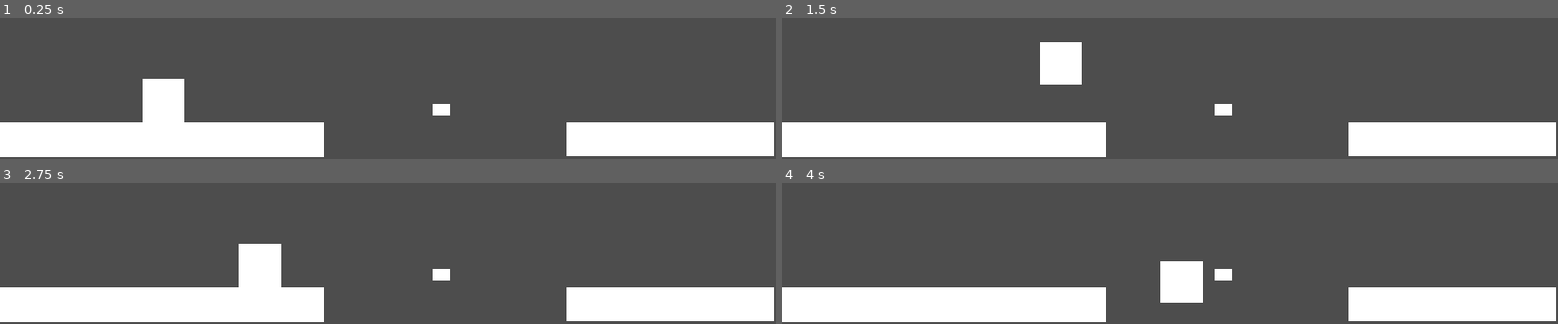
Above: before the commit, frames 1-4 (two rows, left to right).
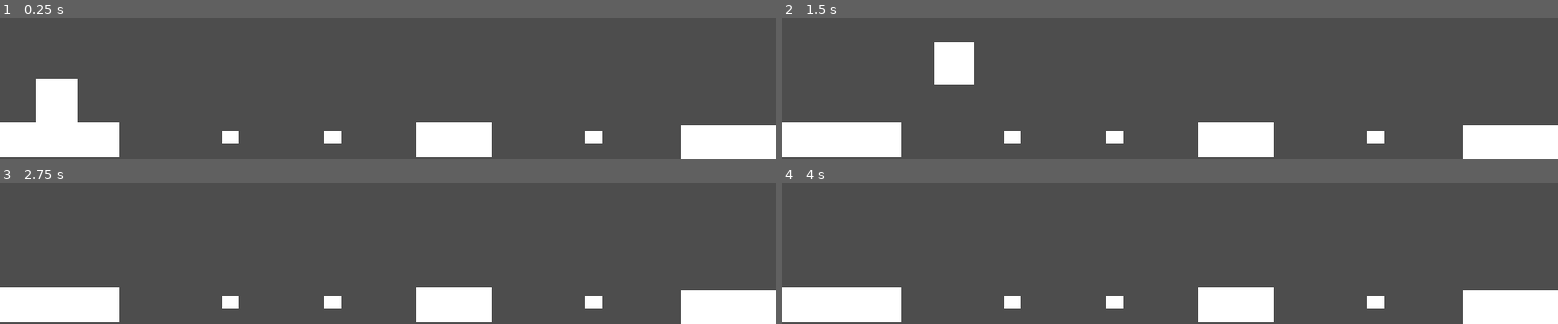
Above: after the commit, the same moments.

Repository: mana-brush/jump
Game: Godot game, scene res://level_2.tscn
The game is run twice, just before and just after one commit, with the same random seed, the same clock (stepped at 60 frames per second) and the same inputs. Before the commit the project starts from res://main.tscn.
Inputs:
- Up to frame 1 (0.25 s): no input
- Up to frame 2 (1.5 s): tap Enter at 0.5 s; hold D (move_right) from 0.53 s (still down); tap E (latch) at 0.6, 1.35 s; tap Space (ui_select) at 0.77 s
- Up to frame 3 (2.75 s): tap Space (ui_select) at 1.52 s; release D (move_right) at 2.03 s; hold A (move_left) from 2.03 s (still down); tap E (latch) at 2.1 s
- Up to frame 4 (4 s): release A (move_left) at 2.78 s; hold D (move_right) from 2.78 s (still down); tap E (latch) at 2.85, 3.6 s; tap Space (ui_select) at 3.02, 3.77 s

The runs differ from the first frame. In frame 1, 16% of the frame differs, in the area x 4-100%, y 43-100%; in frame 2, 16%; in frame 3, 15%; in frame 4, 14%.

Commit message:
adjustments / door prefab

Diff:
--- a/character.gd
+++ b/character.gd
@@ -1,5 +1,4 @@
 extends CharacterBody2D
-
 
 # --- TUNING ---
 const SPEED = 200.0
@@ -20,14 +19,16 @@
 # Current latch target
 var current_latch_point: Node2D = null
 
+var nearby_interactable = null
 
 func _physics_process(delta):
 
+	if nearby_interactable:
+		print("Near %s" % nearby_interactable.name);
+
 	match state:
-
 		State.NORMAL:
 			handle_movement(delta)
-
 			if current_latch_point and Input.is_action_just_pressed("latch"):
 				latch_to_point(delta)
 		State.LATCHING:
@@ -97,3 +98,14 @@
 func clear_latch_point(point):
 	if current_latch_point == point:
 		current_latch_point = null
+
+func set_interactable(obj):
+	nearby_interactable = obj
+
+func clear_interactable(obj):
+	if nearby_interactable == obj:
+		nearby_interactable = null
+
+
+func _on_reset_barrier_body_entered(body: Node2D) -> void:
+	global_position = $ResetPoint.position
--- /dev/null
+++ b/door.gd
@@ -0,0 +1,36 @@
+extends Area2D
+
+@export var is_locked: bool
+@export var required_key: String = "bronze_key"
+
+var is_open: bool = false
+
+func try_unlock(player) -> bool:
+	if not is_locked:
+		return true
+	if player.has_key(required_key):
+		is_locked = false
+		return true
+	return false
+
+func open():
+	if is_open:
+		return
+	if is_locked:
+		return
+
+	is_open = true
+
+	$CollisionShape2D.disabled = true
+
+	# play animation?
+
+
+
+func _on_body_entered(body: Node2D) -> void:
+	if body.has_method("set_interactable"):
+		body.set_interactable(self)
+
+func _on_body_exited(body: Node2D) -> void:
+	if body.has_method("clear_interactable"):
+		body.clear_interactable(self)
--- /dev/null
+++ b/door.tscn
@@ -0,0 +1,27 @@
+[gd_scene format=3 uid="uid://bpmdb2q5rp6hj"]
+
+[ext_resource type="Texture2D" uid="uid://c7ghobyacvwab" path="res://art/door.png" id="1_ba8gm"]
+[ext_resource type="Script" uid="uid://cdr3wglewwhry" path="res://door.gd" id="1_v6xrn"]
+
+[sub_resource type="RectangleShape2D" id="RectangleShape2D_v6xrn"]
+size = Vector2(30, 50)
+
+[sub_resource type="RectangleShape2D" id="RectangleShape2D_0phs7"]
+size = Vector2(30, 50)
+
+[node name="Door" type="Area2D" unique_id=1137012023]
+script = ExtResource("1_v6xrn")
+
+[node name="Sprite2D" type="Sprite2D" parent="." unique_id=1985477745]
+texture = ExtResource("1_ba8gm")
+
+[node name="CollisionShape2D" type="CollisionShape2D" parent="." unique_id=1408870150]
+shape = SubResource("RectangleShape2D_v6xrn")
+
+[node name="Area2D" type="Area2D" parent="." unique_id=1289369662]
+
+[node name="CollisionShape2D" type="CollisionShape2D" parent="Area2D" unique_id=438894432]
+shape = SubResource("RectangleShape2D_0phs7")
+
+[connection signal="body_entered" from="." to="." method="_on_body_entered"]
+[connection signal="body_exited" from="." to="." method="_on_body_exited"]
--- a/main.tscn
+++ b/level_1.tscn
@@ -1,7 +1,8 @@
-[gd_scene format=3 uid="uid://bskowdyn8q6f6"]
+[gd_scene format=3 uid="uid://p5e6w5smmu0k"]
 
-[ext_resource type="PackedScene" uid="uid://h3cctr7360oe" path="res://character.tscn" id="1_0xm2m"]
-[ext_resource type="PackedScene" uid="uid://b6dib8pagbtbc" path="res://latch_point.tscn" id="2_0xm2m"]
+[ext_resource type="PackedScene" uid="uid://h3cctr7360oe" path="res://character.tscn" id="1_hbghi"]
+[ext_resource type="PackedScene" uid="uid://b6dib8pagbtbc" path="res://latch_point.tscn" id="2_hn12h"]
+[ext_resource type="PackedScene" uid="uid://doepcrcwrinty" path="res://reset_barrier.tscn" id="3_hn12h"]
 
 [sub_resource type="RectangleShape2D" id="RectangleShape2D_0xm2m"]
 size = Vector2(532, 58)
@@ -11,7 +12,7 @@
 [sub_resource type="RectangleShape2D" id="RectangleShape2D_1bvp3"]
 size = Vector2(339, 58)
 
-[node name="Main" type="Node" unique_id=55350481]
+[node name="level_1" type="Node" unique_id=55350481]
 
 [node name="LeftPlatform" type="StaticBody2D" parent="." unique_id=2024104354]
 position = Vector2(268, 687)
@@ -39,3 +40,11 @@
 [node name="MeshInstance2D" type="MeshInstance2D" parent="RightPlatform" unique_id=540491617]
 scale = Vector2(343, 58.000027)
 mesh = SubResource("QuadMesh_lquwl")
+
+[node name="ResetBarrier" parent="." unique_id=1941922915 instance=ExtResource("3_hn12h")]
+position = Vector2(0, 792)
+
+[node name="ResetPoint" type="Node2D" parent="." unique_id=1166359789]
+position = Vector2(276, 519)
+
+[connection signal="body_entered" from="ResetBarrier" to="Character" method="_on_reset_barrier_body_entered"]
--- a/level_2.tscn
+++ b/level_2.tscn
@@ -4,9 +4,12 @@
 [ext_resource type="PackedScene" uid="uid://b6dib8pagbtbc" path="res://latch_point.tscn" id="2_xdadj"]
 
 [sub_resource type="RectangleShape2D" id="RectangleShape2D_1y8me"]
-size = Vector2(126, 58)
+size = Vector2(196, 58)
 
 [sub_resource type="QuadMesh" id="QuadMesh_n7ypv"]
+
+[sub_resource type="RectangleShape2D" id="RectangleShape2D_xdadj"]
+size = Vector2(126, 58)
 
 [sub_resource type="RectangleShape2D" id="RectangleShape2D_0s5r2"]
 size = Vector2(161, 58)
@@ -19,7 +22,7 @@
 position = Vector2(268, 687)
 
 [node name="CollisionShape2D" type="CollisionShape2D" parent="LeftPlatform" unique_id=1229638570]
-position = Vector2(-168, 0)
+position = Vector2(-170, 0)
 shape = SubResource("RectangleShape2D_1y8me")
 
 [node name="MeshInstance2D" type="MeshInstance2D" parent="LeftPlatform" unique_id=2103957879]
--- a/project.godot
+++ b/project.godot
@@ -11,7 +11,7 @@
 [application]
 
 config/name="jump"
-run/main_scene="uid://bskowdyn8q6f6"
+run/main_scene="uid://b62ykxjtc2q32"
 config/features=PackedStringArray("4.6", "GL Compatibility")
 config/icon="res://icon.svg"
 
--- /dev/null
+++ b/reset_barrier.tscn
@@ -0,0 +1,11 @@
+[gd_scene format=3 uid="uid://doepcrcwrinty"]
+
+[sub_resource type="RectangleShape2D" id="RectangleShape2D_8xpx0"]
+size = Vector2(1301, 20)
+
+[node name="ResetBarrier" type="Area2D" unique_id=1941922915]
+metadata/_edit_group_ = true
+
+[node name="CollisionShape2D" type="CollisionShape2D" parent="." unique_id=2026063151]
+position = Vector2(640.5, 0)
+shape = SubResource("RectangleShape2D_8xpx0")
Binary file added: art/door.png
Not shown, added: art/door.png.import
Not shown, added: door.gd.uid
Not shown: 1 places in level_1.tscn that only renumber resources
Not shown: 1 places in level_2.tscn that only renumber resources
